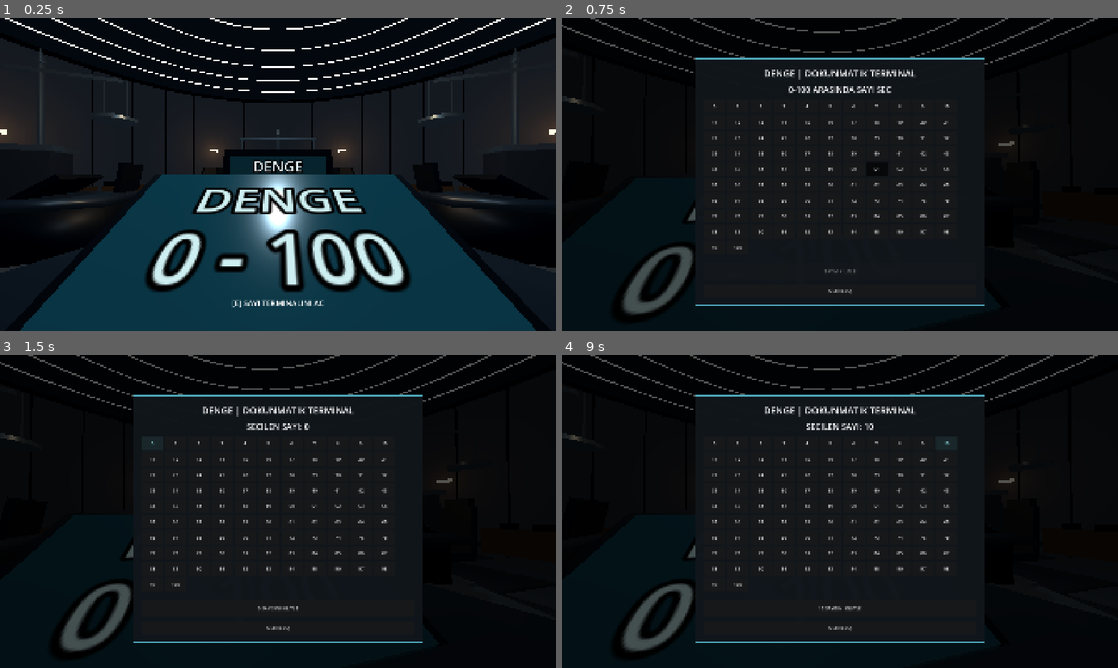
Above: before the commit, frames 1-4 (two rows, left to right).
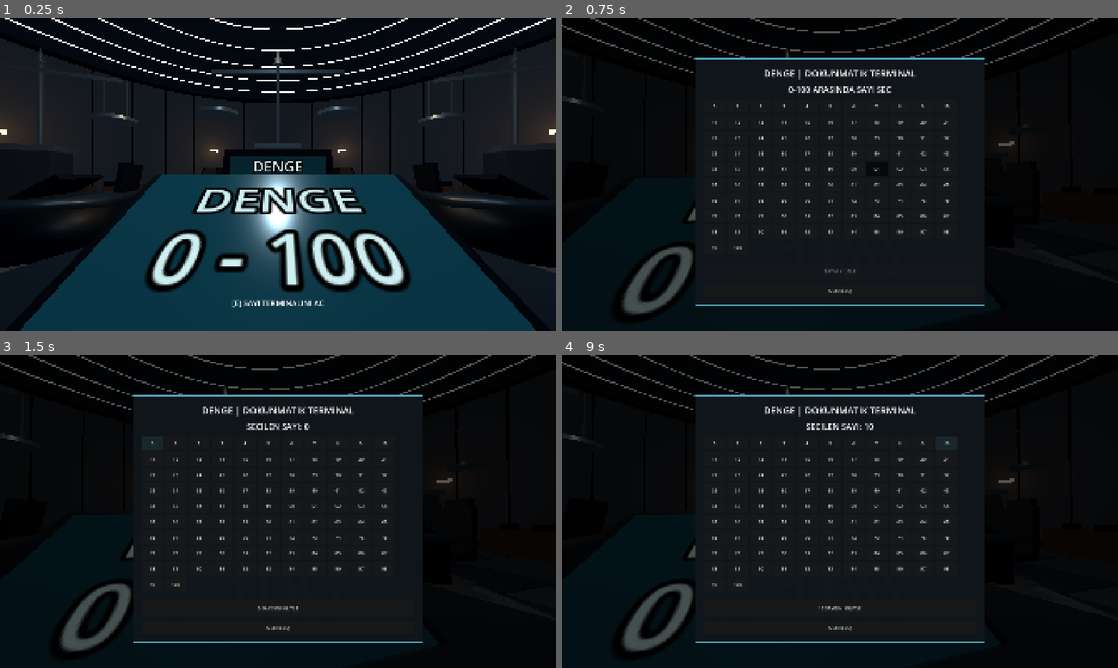
Above: after the commit, the same moments.

Repository: SerkanAydin06/DENGE
Game: Godot game, scene res://scenes/game_room.tscn
Same seed, same stepped clock (60 frames per second), same inputs: the game is played once before the commit and once after it.
Inputs (mouse positions are in pixels of both pictures, inside the frame that each line leads up to):
- Up to frame 1 (0.25 s): no input
- Up to frame 2 (0.75 s): tap Enter at 0.5 s; move the mouse to (867, 174) at 0.52 s; tap E at 0.6 s; click (867, 174) at 0.67 s
- Up to frame 3 (1.5 s): click "0" at 1.25 s
- Up to frame 4 (9 s): click "1" at 2 s; click "2" at 2.75 s; click "3" at 3.5 s; click "4" at 4.25 s; click "5" at 5 s; click "6" at 5.75 s; click "7" at 6.5 s; click "8" at 7.25 s; click "9" at 8 s; click "10" at 8.75 s

The runs differ from the first frame. In frame 1, 0.6% of the frame differs, in the area x 38-62%, y 10-42%; in frame 2, less than 0.1%; in frame 3, less than 0.1%; in frame 4, less than 0.1%.

Commit message:
Enlarge central balance statue and use nonreflective concrete stage top

Diff:
--- a/scenes/center_platform.tscn
+++ b/scenes/center_platform.tscn
@@ -37,9 +37,9 @@
 
 [node name="PlatformTop" type="MeshInstance3D" parent="."]
 mesh = SubResource("SurfaceMesh")
-material_override = ExtResource("3_metal")
+material_override = ExtResource("1_concrete")
 position = Vector3(0, 0.57, 0)
 
 [node name="CenterScale" parent="." instance=ExtResource("4_scale")]
 position = Vector3(0, 0.61, 0)
-scale = Vector3(0.45, 0.45, 0.45)
+scale = Vector3(0.78, 0.78, 0.78)
